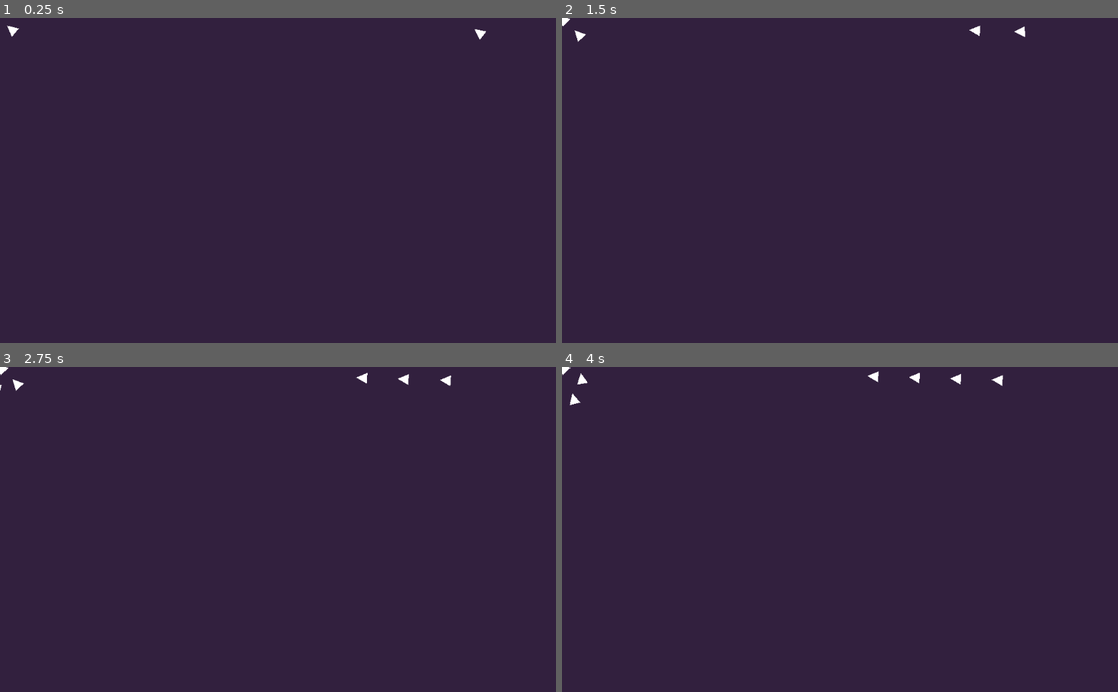
Above: before the commit, frames 1-4 (two rows, left to right).
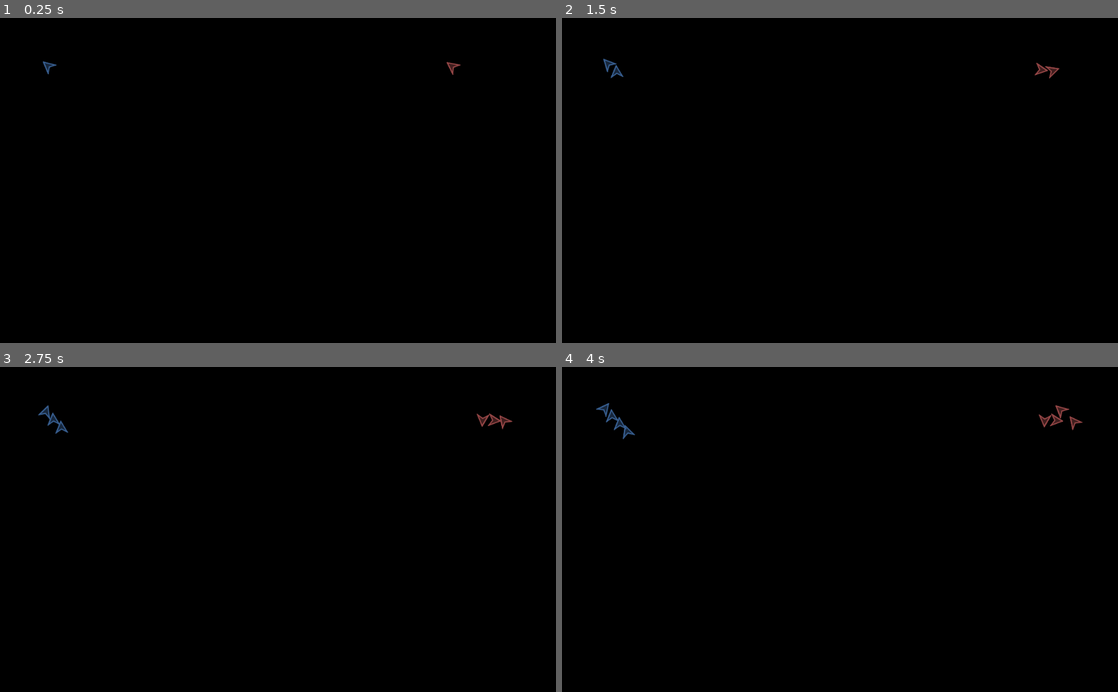
Above: after the commit, the same moments.

Repository: jknightdoeswork/godot_steering_test
Game: Godot game, scene res://spacemen/Spacemen.tscn
Two runs of this game, one before a commit and one after it. Both use one fixed random seed, a clock stepped at 60 frames per second and the inputs below.
Inputs (mouse positions are in pixels of both pictures, inside the frame that each line leads up to):
- Up to frame 1 (0.25 s): no input
- Up to frame 2 (1.5 s): move the mouse to (962, 164) at 0.52 s; click (962, 164) at 0.67 s; drag from (728, 196) to (562, 18) at 1.27 s
- Up to frame 3 (2.75 s): move the mouse to (333, 458) at 2.02 s; click (333, 458) at 2.17 s
- Up to frame 4 (4 s): drag from (812, 594) to (578, 383) at 2.77 s; move the mouse to (1006, 578) at 3.52 s; click (1006, 578) at 3.67 s

The runs differ from the first frame. In frame 1, 100% of the frame differs, in the area x 0-100%, y 0-100%; in frame 2, 100%; in frame 3, 100%; in frame 4, 100%.
Error in both runs: Trying to assign value of type 'Node2D' to a variable of type 'Polygon2D'. (res://spacemen/unit_selection/BoxSelector.gd:3)

Commit message:
weapon effects

Diff:
--- a/project.godot
+++ b/project.godot
@@ -204,12 +204,11 @@
 
 [layer_names]
 
-2d_physics/layer_1="All"
-2d_physics/layer_2="Faction1"
-2d_physics/layer_3="Faction2"
+2d_physics/layer_1="Bodies"
+2d_physics/layer_2="Clickable"
 
 [rendering]
 
-environment/default_clear_color=Color( 0.2, 0.129412, 0.247059, 1 )
+environment/default_clear_color=Color( 0, 0, 0, 1 )
 quality/filters/msaa=3
 environment/default_environment="res://default_env.tres"
--- a/spacemen/Spacemen.tscn
+++ b/spacemen/Spacemen.tscn
@@ -27,6 +27,9 @@
 
 [node name="Area2D" type="Area2D" parent="BoxSelector/SelectionBox/Polygon2D"]
 gravity_vec = Vector2( 0, 0 )
+monitorable = false
+collision_layer = 0
+collision_mask = 2
 
 [node name="CollisionShape2D" type="CollisionShape2D" parent="BoxSelector/SelectionBox/Polygon2D/Area2D"]
 shape = SubResource( 1 )
@@ -42,12 +45,16 @@
 selection_circle_scene = ExtResource( 4 )
 
 [node name="BlueTeam" type="Node2D" parent="."]
-position = Vector2( 30, 30 )
+position = Vector2( 100, 100 )
 script = ExtResource( 13 )
+color = Color( 0.227451, 0.384314, 0.584314, 1 )
+body_color = Color( 0.227451, 0.384314, 0.584314, 0.407843 )
 ship_scene = ExtResource( 2 )
 
 [node name="RedTeam" type="Node2D" parent="."]
-position = Vector2( 994, 30 )
+position = Vector2( 924, 100 )
 script = ExtResource( 13 )
+color = Color( 0.603922, 0.286275, 0.286275, 1 )
+body_color = Color( 0.603922, 0.286275, 0.286275, 0.415686 )
 faction = 1
 ship_scene = ExtResource( 2 )
--- a/spacemen/scripts/CircleLine.gd
+++ b/spacemen/scripts/CircleLine.gd
@@ -1,7 +1,7 @@
 tool
 extends Line2D
 export var numsides = 32 setget set_numsides
-export var radius = 10 setget set_radius
+export var radius = 10.0 setget set_radius
 
 func create_poly(var n, var r):
 	#print ("[CirclePolygon] create_poly (" + str(n) + ", " + str(r) + ")")
--- a/spacemen/scripts/ProximityGroup.gd
+++ b/spacemen/scripts/ProximityGroup.gd
@@ -8,6 +8,11 @@
 var nearby_units := []
 var closest_unit:Node2D = null
 
+enum DetectionType {
+	Friendly,
+	Enemy
+}
+export(DetectionType) var detection_type
 onready var identity:Identity = $"../Identity" as Identity
 
 func _ready():
@@ -24,6 +29,12 @@
 				filtered_bodies.append(b)
 
 	return filtered_bodies
+
+func identity_compare(id1:Identity, id2:Identity)->bool:
+	if detection_type == DetectionType.Friendly:
+		return id1.is_friend(id2)
+	else:
+		return id2.is_enemy(id2)
 
 func on_body_entered(body:Node2D):
 	var other_identity = body.get_node("Identity")
--- a/spacemen/scripts/ShipSpawner.gd
+++ b/spacemen/scripts/ShipSpawner.gd
@@ -1,5 +1,7 @@
 extends Node
 
+export(Color) var color
+export(Color) var body_color
 export var spawn_rate := 1.0
 export var faction := 0
 
@@ -17,6 +19,17 @@
 func spawn_ship():
 	var ship = ship_scene.instance()
 	add_child(ship)
+
+	# Set identity
 	var identity := ship.get_node("Identity") as Identity
 	assert(identity != null)
 	identity.faction = faction
+
+	# Set Color
+	var body_poly := ship.get_node("BodyPolygon") as Polygon2D
+	assert(body_poly != null)
+	body_poly.color = body_color
+
+	var line_poly := ship.get_node("BodyLine") as Line2D
+	assert(line_poly != null)
+	line_poly.default_color = color
--- a/spacemen/ship/Identity.gd
+++ b/spacemen/ship/Identity.gd
@@ -3,17 +3,22 @@
 
 enum IdentityType {
 	Ship,
-
 }
 
 export(IdentityType) var type
 export(int) var faction
 
-func compare_identities(i:Identity):
+func compare_identities(i:Identity)->bool:
 	if type == i.type:
 		if faction == i.faction or faction == -1 or i.faction == -1:
 			return true
 	return false
 
-func is_enemy(i:Identity):
-	return i.faction != faction
+func is_enemy(i:Identity)->bool:
+	return i.faction != faction and !is_neutral(i)
+
+func is_friend(i:Identity)->bool:
+	return i.faction == faction and !is_neutral(i)
+
+func is_neutral(i:Identity)->bool:
+	return i.faction == -1 or faction == -1
--- a/spacemen/ship/Ship.tscn
+++ b/spacemen/ship/Ship.tscn
@@ -7,11 +7,15 @@
 [ext_resource path="res://spacemen/weapon/TargetEnemy.gd" type="Script" id=5]
 [ext_resource path="res://spacemen/ship/Health.gd" type="Script" id=6]
 [ext_resource path="res://spacemen/ship/Identity.gd" type="Script" id=7]
+[ext_resource path="res://spacemen/weapon/WeaponEffects.gd" type="Script" id=8]
+[ext_resource path="res://spacemen/weapon/WeaponEffectLine.tscn" type="PackedScene" id=9]
 
 [sub_resource type="CircleShape2D" id=1]
 radius = 100.0
 
 [sub_resource type="CircleShape2D" id=2]
+
+[sub_resource type="CircleShape2D" id=3]
 radius = 20.0
 
 [node name="Ship" type="KinematicBody2D"]
@@ -29,10 +33,11 @@
 
 [node name="Weapon" type="Node" parent="."]
 script = ExtResource( 4 )
-damage = 0
 
 [node name="TargetEnemy" type="Node" parent="."]
 script = ExtResource( 5 )
+
+[node name="Color" type="Node" parent="."]
 
 [node name="NearbyEnemies" type="Area2D" parent="."]
 monitorable = false
@@ -42,9 +47,29 @@
 shape = SubResource( 1 )
 
 [node name="BodyPolygon" type="Polygon2D" parent="."]
-position = Vector2( 0, 10 )
-rotation = 3.14159
-polygon = PoolVector2Array( -10, 0, 10, 0, 0, 20 )
+position = Vector2( 0, -2.5 )
+polygon = PoolVector2Array( -10, 10, 0, -10, 10, 10, 0, 4 )
 
-[node name="BodyCircle" type="CollisionShape2D" parent="."]
+[node name="BodyCollisionCircle" type="CollisionShape2D" parent="."]
 shape = SubResource( 2 )
+
+[node name="ClickableArea" type="Area2D" parent="."]
+monitoring = false
+collision_layer = 2
+collision_mask = 0
+
+[node name="ClickableCircle" type="CollisionShape2D" parent="ClickableArea"]
+shape = SubResource( 3 )
+
+[node name="BodyLine" type="Line2D" parent="."]
+position = Vector2( 0, -2.5 )
+points = PoolVector2Array( -10, 10, 0, -10, 10, 10, 0, 4, -10, 10, 0, -10 )
+width = 1.0
+default_color = Color( 1, 1, 1, 1 )
+sharp_limit = 10.0
+round_precision = 10
+antialiased = true
+
+[node name="WeaponEffects" type="Node2D" parent="."]
+script = ExtResource( 8 )
+weapon_line_scene = ExtResource( 9 )
--- a/spacemen/ship/ShipSteering.gd
+++ b/spacemen/ship/ShipSteering.gd
@@ -1,6 +1,6 @@
 extends Node
 
-onready var kinematic_body = $"../"
+onready var kinematic_body 	:= $"../" as KinematicBody2D
 onready var agent 			:= GSAIKinematicBody2DAgent.new(kinematic_body)
 onready var arrive_target 	:= GSAIAgentLocation.new()
 onready var arrive 			:= GSAIArrive.new(agent, arrive_target)
@@ -12,6 +12,7 @@
 var _drag 			:= 0.1
 
 func _ready() -> void:
+	agent.position 					= GSAIUtils.to_vector3(kinematic_body.global_position)
 	agent.linear_speed_max 			= 8000.0
 	agent.linear_acceleration_max 	= 500.0
 	agent.linear_drag_percentage 	= 0.1
--- a/spacemen/unit_selection/BoxSelector.gd
+++ b/spacemen/unit_selection/BoxSelector.gd
@@ -20,13 +20,17 @@
 
 func on_left_mouse_up(position:Vector2):
 	box.visible = false
-	var selected_units = box_area.get_overlapping_bodies()
-	unit_selection.select_units(selected_units)
+	var selected_units = box_area.get_overlapping_areas()
+	print ("num overlapping units: " + str(selected_units.size()))
+	var selected_unit_bodies := []
+	for unit in selected_units:
+		selected_unit_bodies.append(unit.get_parent())
+	unit_selection.select_units(selected_unit_bodies)
 
 func _process(delta: float) -> void:
 	if box.visible:
 		var mouse_delta = get_viewport().get_mouse_position() - mouse_down_position
-		box.scale =  min_box_scale(mouse_delta)
+		box.scale = min_box_scale(mouse_delta)
 
 func min_box_scale(scale):
 	# Minimum of 1px box dimensions
--- a/spacemen/unit_selection/UnitSelectionCircle.tscn
+++ b/spacemen/unit_selection/UnitSelectionCircle.tscn
@@ -3,8 +3,8 @@
 [ext_resource path="res://spacemen/scripts/CircleLine.gd" type="Script" id=1]
 
 [node name="UnitSelectionCircle" type="Line2D"]
-points = PoolVector2Array( 20, 0, 19.5906, 4.02597, 18.3792, 7.88712, 16.4153, 11.4254, 13.7793, 14.4959, 10.5793, 16.9729, 6.94611, 18.755, 3.02856, 19.7694, -1.01298, 19.9743, -5.01305, 19.3615, -8.80788, 17.9561, -12.2421, 15.8155, -15.1752, 13.0274, -17.4869, 9.70604, -19.0828, 5.98726, -19.8974, 2.02337, -19.8974, -2.02337, -19.0828, -5.98726, -17.4869, -9.70604, -15.1752, -13.0274, -12.2421, -15.8155, -8.80788, -17.9561, -5.01305, -19.3615, -1.01298, -19.9743, 3.02856, -19.7694, 6.94611, -18.755, 10.5793, -16.9729, 13.7793, -14.4959, 16.4153, -11.4254, 18.3792, -7.88712, 19.5906, -4.02597, 20, -4.89843e-15 )
-width = 2.0
+points = PoolVector2Array( 15, 0, 14.693, 3.01948, 13.7844, 5.91534, 12.3115, 8.56902, 10.3345, 10.8719, 7.93446, 12.7297, 5.20958, 14.0663, 2.27142, 14.827, -0.759738, 14.9807, -3.75979, 14.5212, -6.60591, 13.4671, -9.18159, 11.8616, -11.3814, 9.77059, -13.1152, 7.27953, -14.3121, 4.49045, -14.923, 1.51752, -14.923, -1.51752, -14.3121, -4.49045, -13.1152, -7.27953, -11.3814, -9.77059, -9.18159, -11.8616, -6.60591, -13.4671, -3.75979, -14.5212, -0.759738, -14.9807, 2.27142, -14.827, 5.20958, -14.0663, 7.93446, -12.7297, 10.3345, -10.8719, 12.3115, -8.56902, 13.7844, -5.91534, 14.693, -3.01948, 15, -3.67394e-15 )
+width = 1.0
 default_color = Color( 0.505882, 0.756863, 0.6, 1 )
 script = ExtResource( 1 )
-radius = 2
+radius = 1.5
--- a/spacemen/unit_selection/UnitSelector.gd
+++ b/spacemen/unit_selection/UnitSelector.gd
@@ -22,6 +22,8 @@
 		var health = unit.get_node("Health")
 		if health != null:
 			health.connect("on_death", self, "on_selected_unit_death", [unit])
+		else:
+			print ("no health on unit")
 	emit_signal("on_selection_changed", selected_units)
 
 func on_selected_unit_death(unit):
--- a/spacemen/weapon/Weapon.gd
+++ b/spacemen/weapon/Weapon.gd
@@ -1,5 +1,7 @@
 extends Node
+
 signal on_weapon_fired
+
 export var damage := 3
 export var cooldown := 1.0
 
@@ -15,10 +17,7 @@
 			var target_health = target.get_node("Health")
 			if target_health != null:
 				shot_timer = cooldown
-				fire(target_health)
+				target_health.take_damage(damage)
+				emit_signal("on_weapon_fired", target)
 	else:
 		shot_timer -= delta
-
-func fire(target_health):
-	target_health.take_damage(damage)
-	emit_signal("on_weapon_fired")
--- /dev/null
+++ b/spacemen/weapon/WeaponEffectLine.gd
@@ -0,0 +1,10 @@
+extends Line2D
+
+export var lifetime := 1.0
+
+var age := 0.0
+
+func _process(delta: float) -> void:
+	age += delta
+	if age > lifetime:
+		queue_free()
--- /dev/null
+++ b/spacemen/weapon/WeaponEffectLine.tscn
@@ -0,0 +1,10 @@
+[gd_scene load_steps=2 format=2]
+
+[ext_resource path="res://spacemen/weapon/WeaponEffectLine.gd" type="Script" id=1]
+
+[node name="WeaponEffectLine" type="Line2D"]
+points = PoolVector2Array( 0, 0, 0, 100 )
+width = 1.0
+default_color = Color( 1, 1, 1, 1 )
+script = ExtResource( 1 )
+lifetime = 0.1
--- /dev/null
+++ b/spacemen/weapon/WeaponEffects.gd
@@ -0,0 +1,19 @@
+extends Node2D
+
+onready var weapon = $"../Weapon"
+
+export(PackedScene) var weapon_line_scene
+
+func _ready():
+	weapon.connect("on_weapon_fired", self, "on_weapon_fired")
+
+func on_weapon_fired(target:Node2D):
+	var start_position = global_position
+	var end_position = target.global_position
+
+	var weapon_line = weapon_line_scene.instance() as Line2D
+	assert(weapon_line != null)
+	get_tree().root.add_child(weapon_line)
+
+	weapon_line.position = start_position
+	weapon_line.points[1] = end_position - start_position
Not shown: 1 places in spacemen/ship/Ship.tscn that only renumber resources
